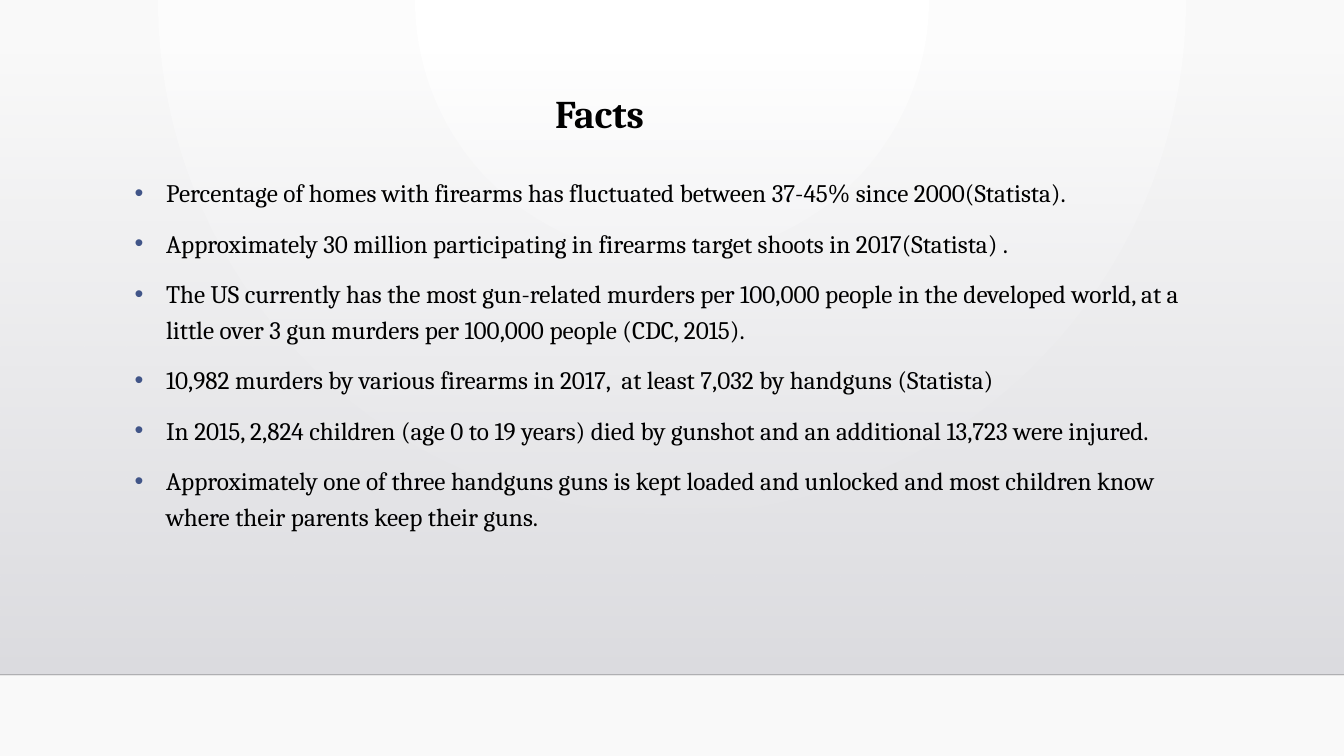
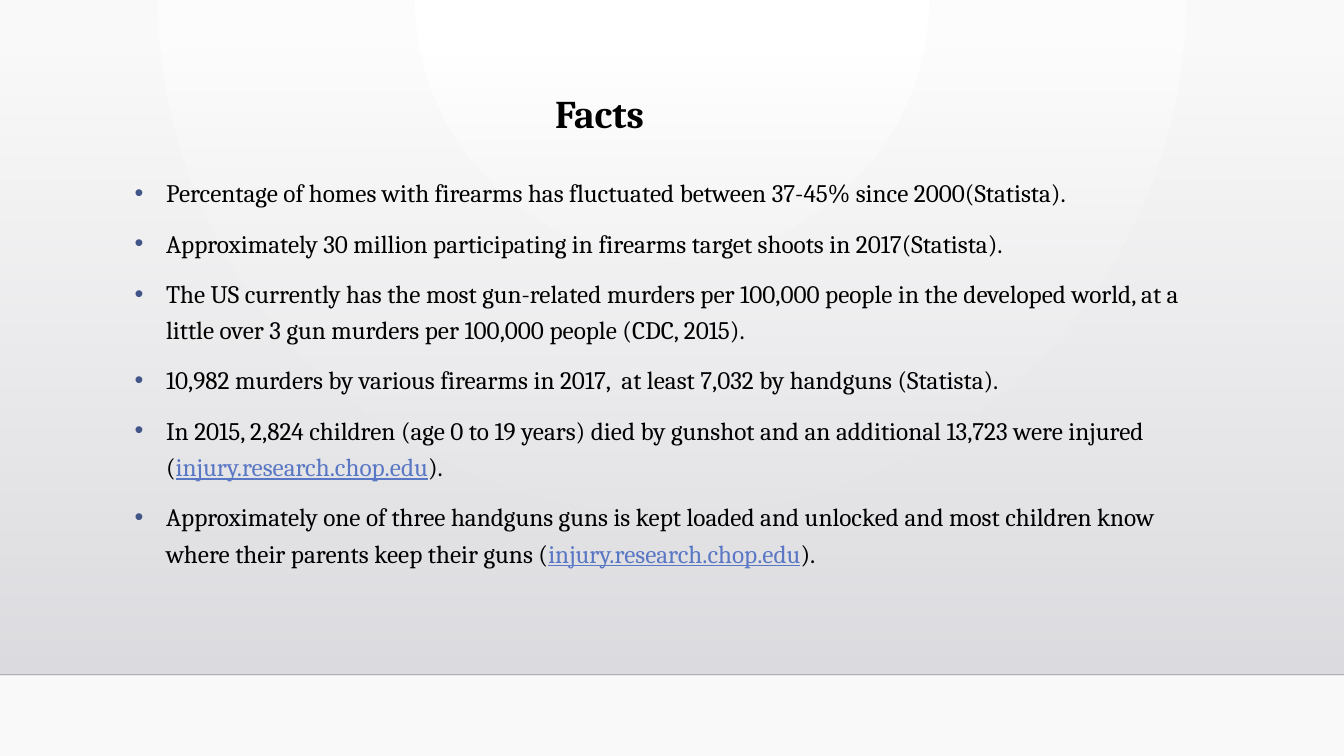
Before and after one commit to vabigdatamover/dream-team, a slide deck: slide 10 of Firearm Registration correlated to state_0725.pptx. Drawn at 1344x756 pixels with LibreOffice and Linux fonts; fonts in the diff are those of the drawing; background and template pictures are left out. Boxes give left, top, right and bottom in pixels: in the first picture for what was removed or moved away, otherwise in the second. Text is boxed around its words. In the diff, an @@ line names an element or a change of style, - is before the commit and + after.

Commit message:
added link related to facts

```diff
--- a/Firearm Registration correlated to state_0725.pptx
+++ b/Firearm Registration correlated to state_0725.pptx
@@ text at box(166, 235, 1003, 259): spaces changed @@
-• Approximately 30 million participating in firearms target shoots in 2017(Statista) .
+• Approximately 30 million participating in firearms target shoots in 2017(Statista).
@@ text at box(166, 371, 1154, 569): text changed @@
-• 10,982 murders by various firearms in 2017, at least 7,032 by handguns (Statista)
-• In 2015, 2,824 children (age 0 to 19 years) died by gunshot and an additional 13,723 were injured.
-• Approximately one of three handguns guns is kept loaded and unlocked and most children know where their parents keep their guns.
+• 10,982 murders by various firearms in 2017, at least 7,032 by handguns (Statista).
+• In 2015, 2,824 children (age 0 to 19 years) died by gunshot and an additional 13,723 were injured (injury.research.chop.edu).
+• Approximately one of three handguns guns is kept loaded and unlocked and most children know where their parents keep their guns (injury.research.chop.edu).
```
Also in this commit, not shown: 2 other slides changed.
